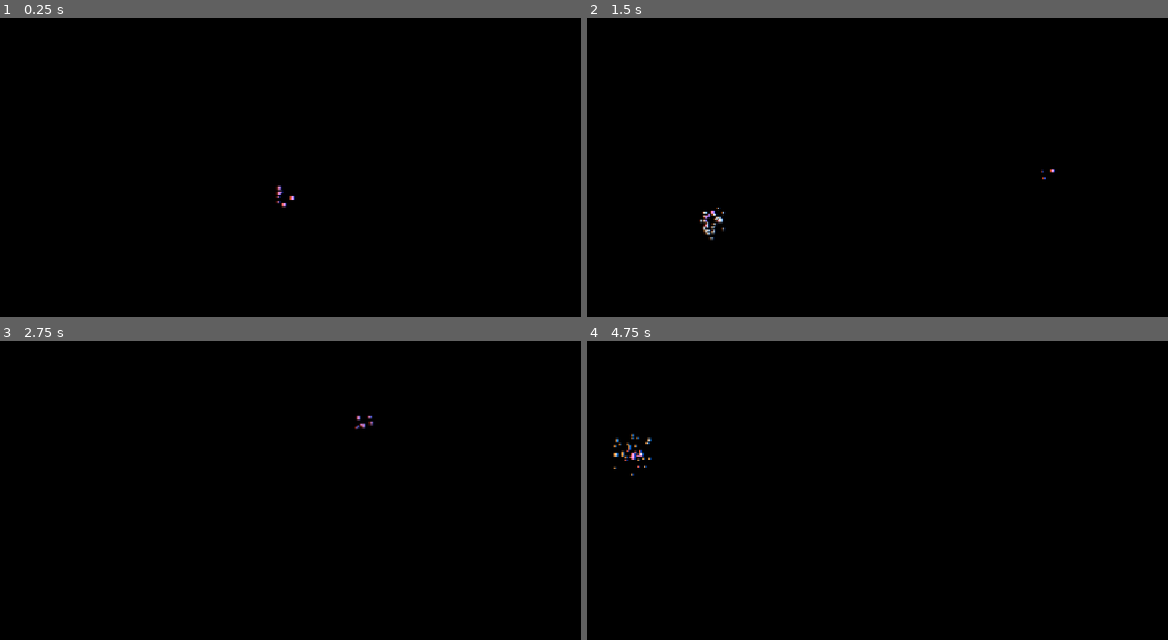
Above: before the commit, frames 1-4 (two rows, left to right).
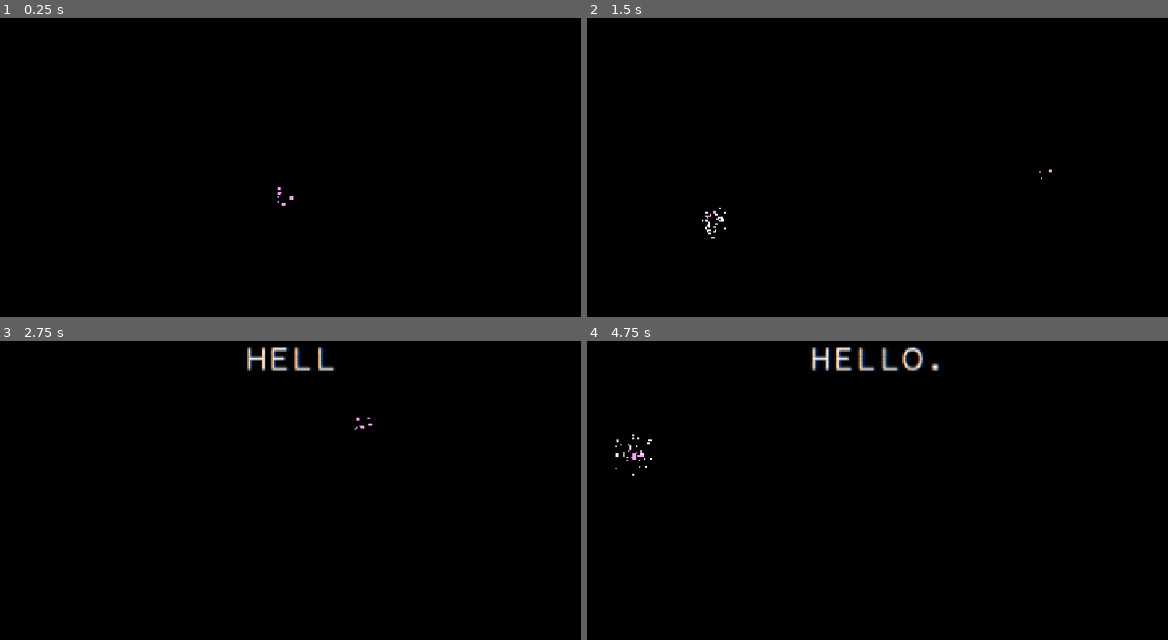
Above: after the commit, the same moments.

Repository: IgniFyris/Surveilled
Game: Godot game, scene res://Scenes/Tutorial.tscn
Same seed, same stepped clock (60 frames per second), same inputs: the game is played once before the commit and once after it. This scene is started directly instead of the project's main scene.
Inputs (mouse positions are in pixels of both pictures, inside the frame that each line leads up to):
- Up to frame 1 (0.25 s): no input
- Up to frame 2 (1.5 s): tap Enter (TutStart) at 0.5, 1.25 s; move the mouse to (1045, 176) at 0.52 s; click (1045, 176) at 0.6 s; move the mouse to (714, 221) at 1.27 s; click (714, 221) at 1.35 s
- Up to frame 3 (2.75 s): tap Enter (TutStart) at 2 s; move the mouse to (360, 424) at 2.02 s; hold Enter (TutStart) from 2.03 s (still down); click (360, 424) at 2.3 s
- Up to frame 4 (4.75 s): move the mouse to (831, 610) at 2.77 s; release Enter (TutStart) at 2.78 s; click (831, 610) at 2.85 s; move the mouse to (1104, 586) at 3.52 s; click (1104, 586) at 3.6 s; move the mouse to (633, 454) at 4.27 s; tap Enter (TutStart) at 4.35 s; click (633, 454) at 4.55 s

The runs differ from the first frame. In frame 1, less than 0.1% of the frame differs, in the area x 47-51%, y 55-64%; in frame 2, 0.2%; in frame 3, 0.6%; in frame 4, 1.0%, in the area x 4-61%, y 1-46%.

Commit message:
feat: add basic tutorial

Diff:
--- /dev/null
+++ b/Scenes/FowlOperatingSystem.tscn
@@ -0,0 +1,23 @@
+[gd_scene format=3 uid="uid://chkn066pqicwg"]
+
+[ext_resource type="Script" uid="uid://fundp8yxgx8a" path="res://Scripts/fowl_operating_system.gd" id="1_t6tvy"]
+
+[node name="FowlOperatingSystem" type="Node2D" unique_id=1958182032]
+script = ExtResource("1_t6tvy")
+
+[node name="MouseParticles" type="CPUParticles2D" parent="." unique_id=1419766313]
+z_index = 75
+position = Vector2(-27, -31)
+amount = 11
+lifetime = 0.05
+speed_scale = 0.15
+randomness = 1.0
+emission_shape = 3
+emission_rect_extents = Vector2(13.395, 20)
+spread = 0.0
+gravity = Vector2(0, 0)
+scale_amount_min = 1.85
+scale_amount_max = 4.7
+color = Color(1, 0.6138314, 0.9847918, 1)
+hue_variation_min = 1.0
+hue_variation_max = 1.0
--- a/Scenes/Tutorial.tscn
+++ b/Scenes/Tutorial.tscn
@@ -2,6 +2,7 @@
 
 [ext_resource type="Material" uid="uid://cxr7ihe8nn4hv" path="res://addons/crt_shader/ShaderScreen.material" id="1_2o727"]
 [ext_resource type="Script" uid="uid://dwfoklisiuums" path="res://Scripts/tutorial.gd" id="1_uo1fs"]
+[ext_resource type="FontFile" uid="uid://ptm1ayrjl0g4" path="res://Assets/Fonts/Courier Prime Code.ttf" id="3_uo1fs"]
 
 [node name="Tutorial" type="Node2D" unique_id=1989447986]
 script = ExtResource("1_uo1fs")
@@ -16,7 +17,8 @@
 color = Color(0.49268818, 0.24788651, 0.548003, 1)
 
 [node name="MouseParticles" type="CPUParticles2D" parent="." unique_id=1080011297]
-position = Vector2(455, 226)
+z_index = 75
+position = Vector2(-27, -31)
 amount = 11
 lifetime = 0.05
 speed_scale = 0.15
@@ -30,3 +32,12 @@
 color = Color(1, 0.6138314, 0.9847918, 1)
 hue_variation_min = 1.0
 hue_variation_max = 1.0
+
+[node name="TutorialText" type="RichTextLabel" parent="." unique_id=1136521159]
+offset_left = 142.0
+offset_top = 72.0
+offset_right = 1161.0
+offset_bottom = 347.0
+theme_override_fonts/normal_font = ExtResource("3_uo1fs")
+theme_override_font_sizes/normal_font_size = 62
+horizontal_alignment = 1
--- /dev/null
+++ b/Scenes/command_line.tscn
@@ -0,0 +1,70 @@
+[gd_scene format=3 uid="uid://bpgfgl66acbkf"]
+
+[ext_resource type="Texture2D" uid="uid://biu4wi0a6bn3k" path="res://Assets/CommandLine.png" id="1_ya27p"]
+[ext_resource type="Script" uid="uid://dpwvtvtbcflfs" path="res://Scripts/command_line.gd" id="2_80rjw"]
+[ext_resource type="FontFile" uid="uid://ptm1ayrjl0g4" path="res://Assets/Fonts/Courier Prime Code.ttf" id="2_4242j"]
+[ext_resource type="FontFile" uid="uid://dbvj2nfatqdix" path="res://Assets/Fonts/Courier Prime Code Italic.ttf" id="3_80rjw"]
+
+[sub_resource type="Animation" id="Animation_80rjw"]
+resource_name = "Enter"
+step = 0.25
+tracks/0/type = "value"
+tracks/0/imported = false
+tracks/0/enabled = true
+tracks/0/path = NodePath("ComLine:position")
+tracks/0/interp = 2
+tracks/0/loop_wrap = true
+tracks/0/keys = {
+"times": PackedFloat32Array(0, 1),
+"transitions": PackedFloat32Array(1, 1),
+"update": 0,
+"values": [Vector2(0, 89.545), Vector2(0, 0)]
+}
+
+[sub_resource type="Animation" id="Animation_qxu8t"]
+length = 0.001
+tracks/0/type = "value"
+tracks/0/imported = false
+tracks/0/enabled = true
+tracks/0/path = NodePath("ComLine:position")
+tracks/0/interp = 1
+tracks/0/loop_wrap = true
+tracks/0/keys = {
+"times": PackedFloat32Array(0),
+"transitions": PackedFloat32Array(1),
+"update": 0,
+"values": [Vector2(0, 89.545)]
+}
+
+[sub_resource type="AnimationLibrary" id="AnimationLibrary_qxu8t"]
+_data = {
+&"Enter": SubResource("Animation_80rjw"),
+&"RESET": SubResource("Animation_qxu8t")
+}
+
+[node name="CommandLine" type="Node2D" unique_id=726803554]
+script = ExtResource("2_80rjw")
+
+[node name="ComLineText" type="RichTextLabel" parent="." unique_id=390357168]
+z_index = 3
+offset_left = 59.0
+offset_top = 675.0
+offset_right = 1249.0
+offset_bottom = 701.0
+theme_override_colors/default_color = Color(0.36862746, 0.94509804, 0.29803923, 1)
+theme_override_fonts/normal_font = ExtResource("2_4242j")
+theme_override_fonts/italics_font = ExtResource("3_80rjw")
+theme_override_font_sizes/normal_font_size = 23
+bbcode_enabled = true
+scroll_active = false
+scroll_following = true
+
+[node name="ComLine" type="Sprite2D" parent="." unique_id=1675370826]
+z_index = 1
+position = Vector2(0, 89.545)
+texture = ExtResource("1_ya27p")
+centered = false
+
+[node name="AnimationPlayer" type="AnimationPlayer" parent="." unique_id=1981140059]
+libraries/ = SubResource("AnimationLibrary_qxu8t")
+speed_scale = 2.0
--- a/Scenes/mouse_click_particles.tscn
+++ b/Scenes/mouse_click_particles.tscn
@@ -5,6 +5,7 @@
 point_count = 3
 
 [node name="MouseClickParticles" type="CPUParticles2D" unique_id=1049428619]
+z_index = 75
 emitting = false
 amount = 24
 lifetime = 0.4
--- /dev/null
+++ b/Scripts/command_line.gd
@@ -0,0 +1,20 @@
+extends Node2D
+
+@onready var com_line: RichTextLabel = $ComLineText
+@onready var animation_player: AnimationPlayer = $AnimationPlayer
+
+func com_line_text_display(comp_text : String, speed : float):
+	var text_array = comp_text.rsplit()
+
+	for character in text_array:
+		com_line.text = com_line.text + character
+		await get_tree().create_timer(speed).timeout
+
+func enter():
+	animation_player.play("Enter")
+
+func exit():
+	animation_player.play_backwards("Enter")
+	com_line.text = ""
+	await animation_player.animation_finished
+	queue_free()
--- /dev/null
+++ b/Scripts/fowl_operating_system.gd
@@ -0,0 +1,25 @@
+extends Node2D
+
+const MOUSE_CLICK_PARTICLES = preload("uid://d3kcljcgixdmc")
+
+@onready var mouse_particles: CPUParticles2D = $MouseParticles
+
+var pressed = false
+
+func _ready() -> void:
+	Input.set_mouse_mode(Input.MOUSE_MODE_VISIBLE)
+
+func _process(_delta: float) -> void:
+	mouse_particles.position = get_global_mouse_position()
+
+func _input(_event: InputEvent) -> void:
+	if Input.is_action_just_pressed("Click"):
+		pressed = true
+		var clickParticles = MOUSE_CLICK_PARTICLES.instantiate()
+		clickParticles.global_position = get_global_mouse_position()
+		add_child(clickParticles)
+		clickParticles.restart()
+		await clickParticles.finished
+		clickParticles.queue_free()
+	else:
+		pressed = false
--- a/Scripts/hack_screen.gd
+++ b/Scripts/hack_screen.gd
@@ -41,7 +41,7 @@
 
 Hit 'ENTER' to proceed..."
 
-func _input(event: InputEvent) -> void:
+func _input(_event: InputEvent) -> void:
 	if Input.is_action_pressed("TutStart"):
 		get_tree().change_scene_to_packed(TUTORIAL)
 
--- a/Scripts/tutorial.gd
+++ b/Scripts/tutorial.gd
@@ -1,20 +1,94 @@
 extends Node2D
 const MOUSE_CURSOR = preload("uid://dscwf62ehghyg")
 const MOUSE_CLICK_PARTICLES = preload("uid://d3kcljcgixdmc")
+const COMMAND_LINE = preload("uid://bpgfgl66acbkf")
+const FOWL_OPERATING_SYSTEM = preload("uid://chkn066pqicwg")
+
 @onready var mouse_particles: CPUParticles2D = $MouseParticles
+@onready var tutorial_text: RichTextLabel = $TutorialText
+
+var cmdLine
+var pressed = false
+var clickInput = false
 
 func _ready() -> void:
 	Input.set_custom_mouse_cursor(MOUSE_CURSOR, Input.CURSOR_ARROW, Vector2(26, 26))
 
+	await get_tree().create_timer(2.0).timeout
+	await comp_text_display("HELLO.", tutorial_text, 0.2, 2.0, false)
+
+	await comp_text_display("YOU HAVE BEEN PLACED INSIDE OF THE FOWL'S MAIN OPERATING SYSTEM.", tutorial_text, 0.1, 2.0, false)
+
+	await comp_text_display("YOU MUST WEAKEN ITS SECURITY AND DISCOVER THEIR ORGANIZATION'S WEAKNESS.", tutorial_text, 0.1, 2.0, false)
+
+	cmdLine = COMMAND_LINE.instantiate()
+	add_child(cmdLine)
+	cmdLine.enter()
+
+	await comp_text_display("THEY MAY ATTEMPT TO RESUME THEIR OPERATIONS USING THE COMMAND LINE.", tutorial_text, 0.1, 2.0, false)
+
+	await comp_text_display("THEREFORE YOU MUST DISOBEY ITS ORDERS.", tutorial_text, 0.2, 2.0, true)
+
+	cmdLine.com_line_text_display("DO NOT CLICK.", 0.05)
+
+	clickInput = true
+
 func _process(_delta: float) -> void:
 	mouse_particles.position = get_global_mouse_position()
 
+	#Disobey Section
+	if clickInput == true:
+		if Input.is_action_just_pressed("Click"):
+			continue_tut()
+			clickInput = false
+
 func _input(_event: InputEvent) -> void:
 	if Input.is_action_just_pressed("Click"):
+		pressed = true
 		var clickParticles = MOUSE_CLICK_PARTICLES.instantiate()
 		clickParticles.global_position = get_global_mouse_position()
 		add_child(clickParticles)
 		clickParticles.restart()
-		print(get_global_mouse_position())
 		await clickParticles.finished
 		clickParticles.queue_free()
+	else:
+		pressed = false
+
+func continue_tut():
+	tutorial_text.text = ""
+	cmdLine.exit()
+	await comp_text_display("GOOD.", tutorial_text, 0.1, 2.0, false)
+
+	await comp_text_display("YOU ARE TASKED TO INFECT THREE OF THEIR SYSTEM'S CORE PROGRAMS.", tutorial_text, 0.1, 2.0, false)
+
+	await comp_text_display("DOING SO WILL GRANT YOU ACCESS TO A PART OF THEIR MAIN PROGRAM'S PASSCODE.", tutorial_text, 0.1, 2.0, false)
+
+	await comp_text_display("YOUR GOAL IS TO OPEN THEIR MAIN PROGRAM AND EXTRACT ALL IMPORTANT INFORMATION INTO OUR SYSTEMS.", tutorial_text, 0.1, 2.0, false)
+
+	await comp_text_display("WE EXPECT YOU TO ACCOMPLISH THIS EFFICIENTLY, ", tutorial_text, 0.1, 1.0, true)
+
+	await comp_text_display("FOR THIS IS YOUR ONLY PURPOSE.", tutorial_text, 0.3, 2.0, false)
+
+	await comp_text_display("GOOD LUCK.", tutorial_text, 0.1, 2.0, false)
+
+	mouse_particles.visible = false
+	Input.set_mouse_mode(Input.MOUSE_MODE_HIDDEN)
+
+	await get_tree().create_timer(2.0).timeout
+
+	get_tree().change_scene_to_packed(FOWL_OPERATING_SYSTEM)
+
+func comp_text_display(comp_text : String, comp_text_container : RichTextLabel, speed : float, wait_time : float, sustain : bool):
+	var text_array = comp_text.rsplit()
+
+	for character in text_array:
+		comp_text_container.text = comp_text_container.text + character
+		if pressed == true:
+			await get_tree().create_timer(speed/2).timeout
+		elif pressed == false:
+			await get_tree().create_timer(speed).timeout
+
+	await get_tree().create_timer(wait_time).timeout
+
+	if sustain == false:
+		comp_text_container.text = ""
Binary file added: Assets/CommandLine.png
Not shown, added: Assets/CommandLine.png.import
Not shown, added: Scripts/command_line.gd.uid
Not shown, added: Scripts/fowl_operating_system.gd.uid
